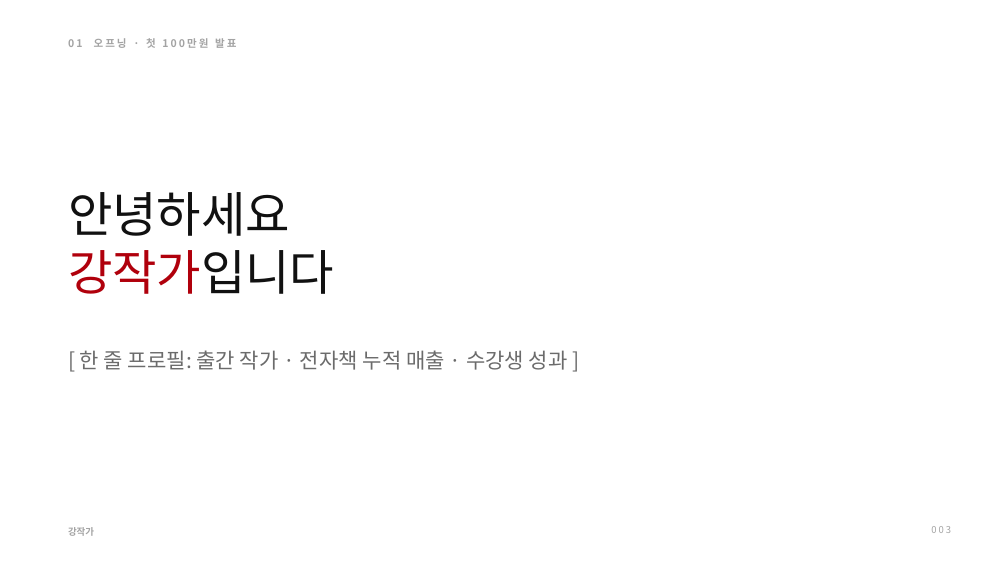
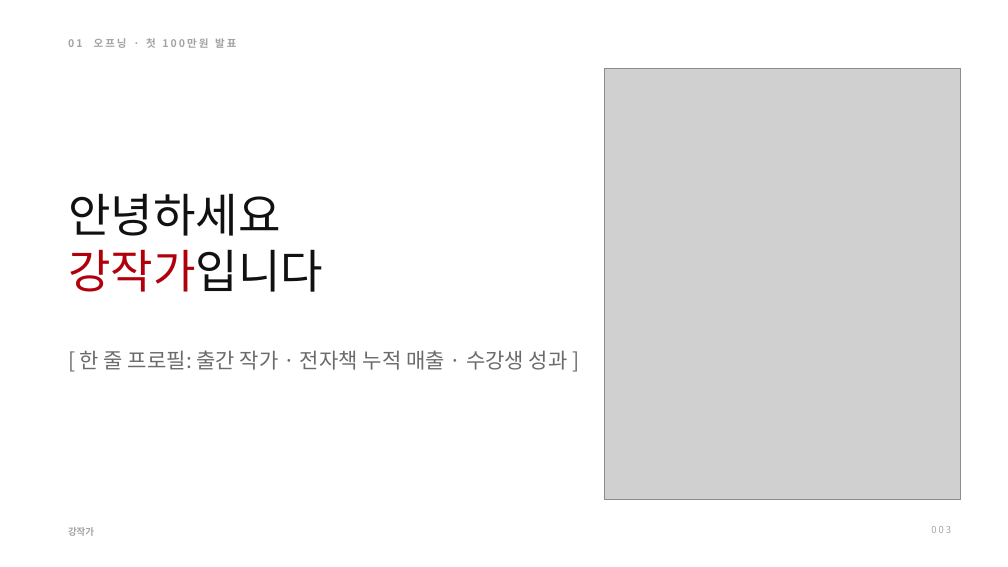
Before and after one commit to byoungjokang/-, a slide deck: slide 3 of 자동 전자책/라이브PPT/무료라이브_PPT_v9_미니멀레드.pptx. Drawn at 1008x567 pixels with LibreOffice and Linux fonts; fonts in the diff are those of the drawing; grey boxes stand for pictures. Boxes give left, top, right and bottom in pixels: in the first picture for what was removed or moved away, otherwise in the second. Text is boxed around its words. In the diff, an @@ line names an element or a change of style, - is before the commit and + after.

```diff
--- a/자동 전자책/라이브PPT/무료라이브_PPT_v9_미니멀레드.pptx
+++ b/자동 전자책/라이브PPT/무료라이브_PPT_v9_미니멀레드.pptx
@@ picture added at (604, 68, 960, 499) @@
@@ text "안녕하세요" at (68, 193, 323, 292): size 46 to 44 pt @@
```
Also in this commit, not shown: 1 other slide changed, 5 other files.
